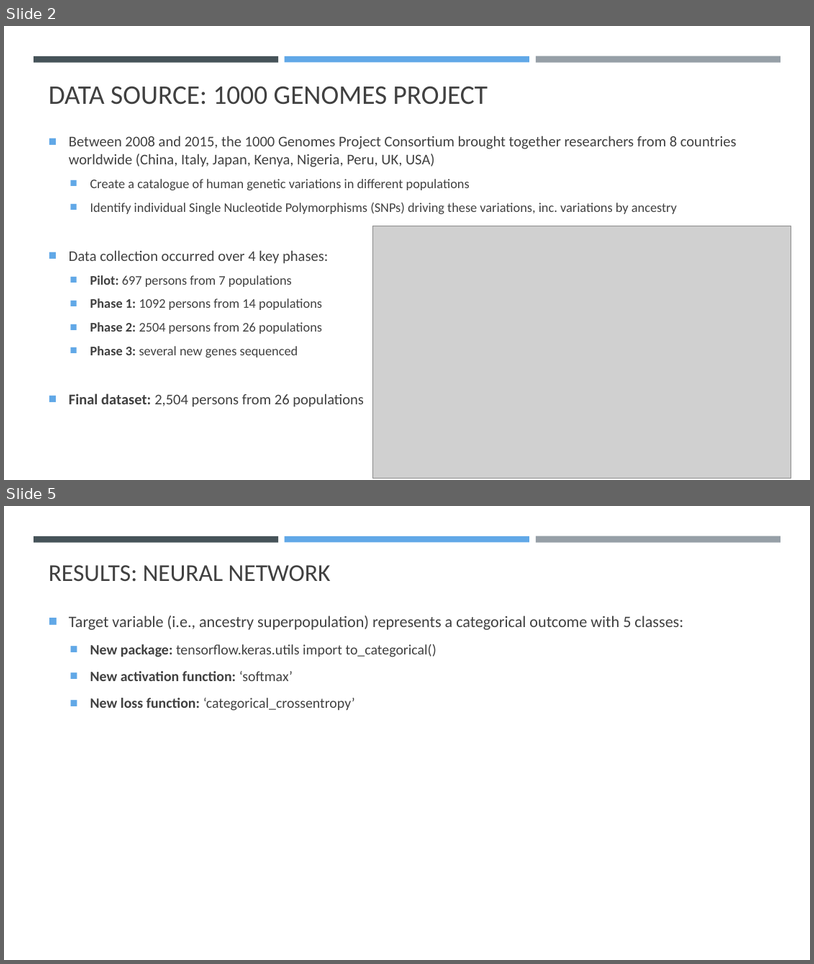
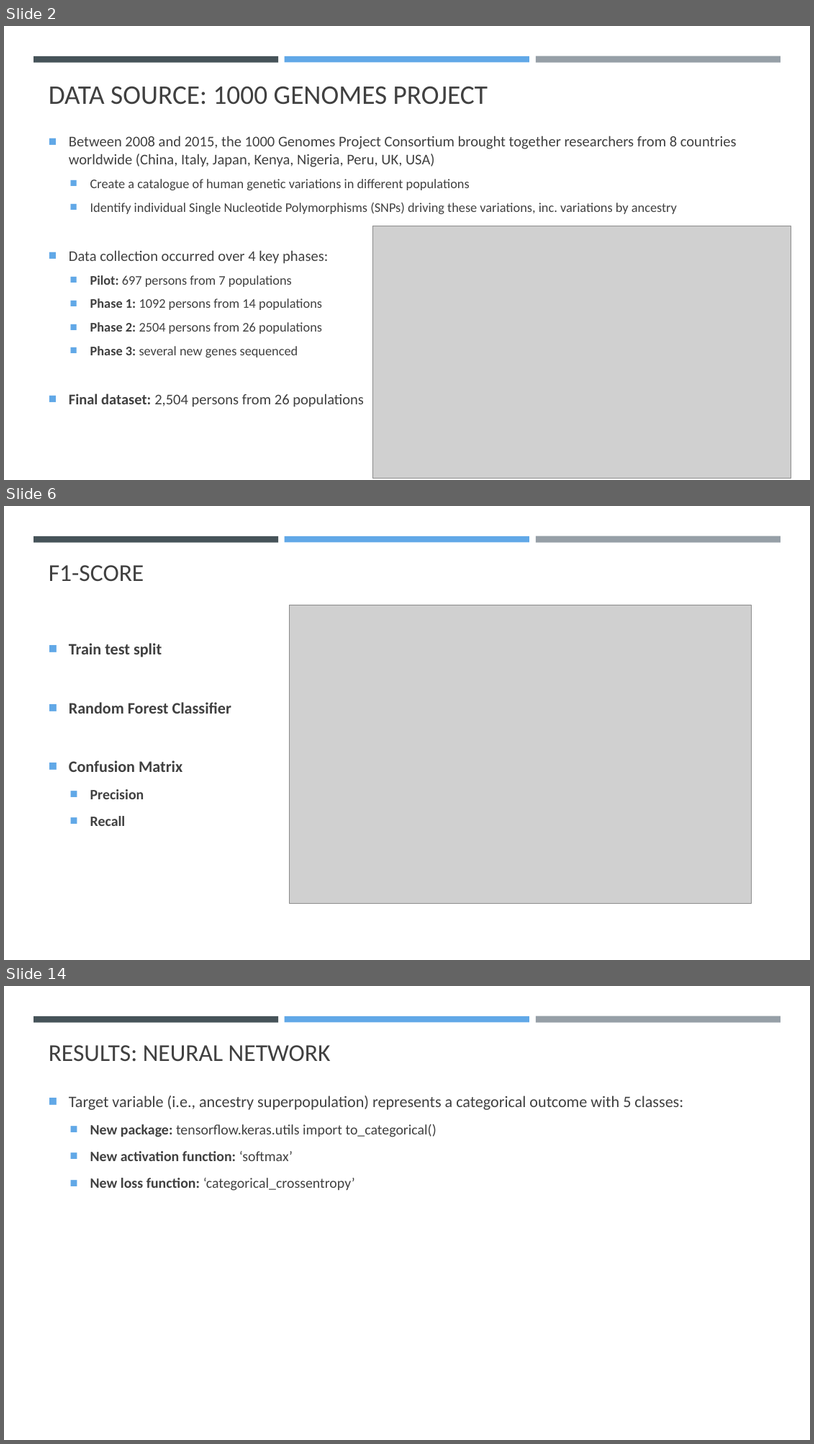
Before and after one commit to K-G-Witt/project4-team1, a slide deck: 1000genomes_Presentation.pptx. Shown one above the other, each under a label of ours: slides 2 and 5 before the commit, slides 2, 6 and 14 after it; the slides between them are not shown. The pictures are 814x964 and 814x1444 pixels, drawn with LibreOffice and Linux fonts; fonts in the diff are those of the drawing; grey boxes stand for pictures. Boxes give left, top, right and bottom in pixels: in the first picture for what was removed or moved away, otherwise in the second. Text is boxed around its words. In the diff, an @@ line names an element or a change of style, - is before the commit and + after.

```diff
--- a/1000genomes_Presentation.pptx
+++ b/1000genomes_Presentation.pptx
@@ slide 6 added at (x1=4, y1=506, x2=810, y2=960), background #FFFFFF; not listed: 3 template elements that a slide beside it also shows @@
@@ title added at (x1=49, y1=565, x2=144, y2=581), 28.8 pt, text #404040 @@
+F1-SCORE
@@ picture added at (x1=290, y1=605, x2=751, y2=903) @@
@@ text added at (x1=69, y1=643, x2=232, y2=826), 19 pt, text #404040, bold @@
+■ Train test split
+■ Random Forest Classifier
+■ Confusion Matrix
+  ■ Precision
+  ■ Recall
@@ what was slide 5 is now slide 14 @@
```
Also in this commit, not shown: 1 slide changed, 9 other slides added, 1 slide removed.
